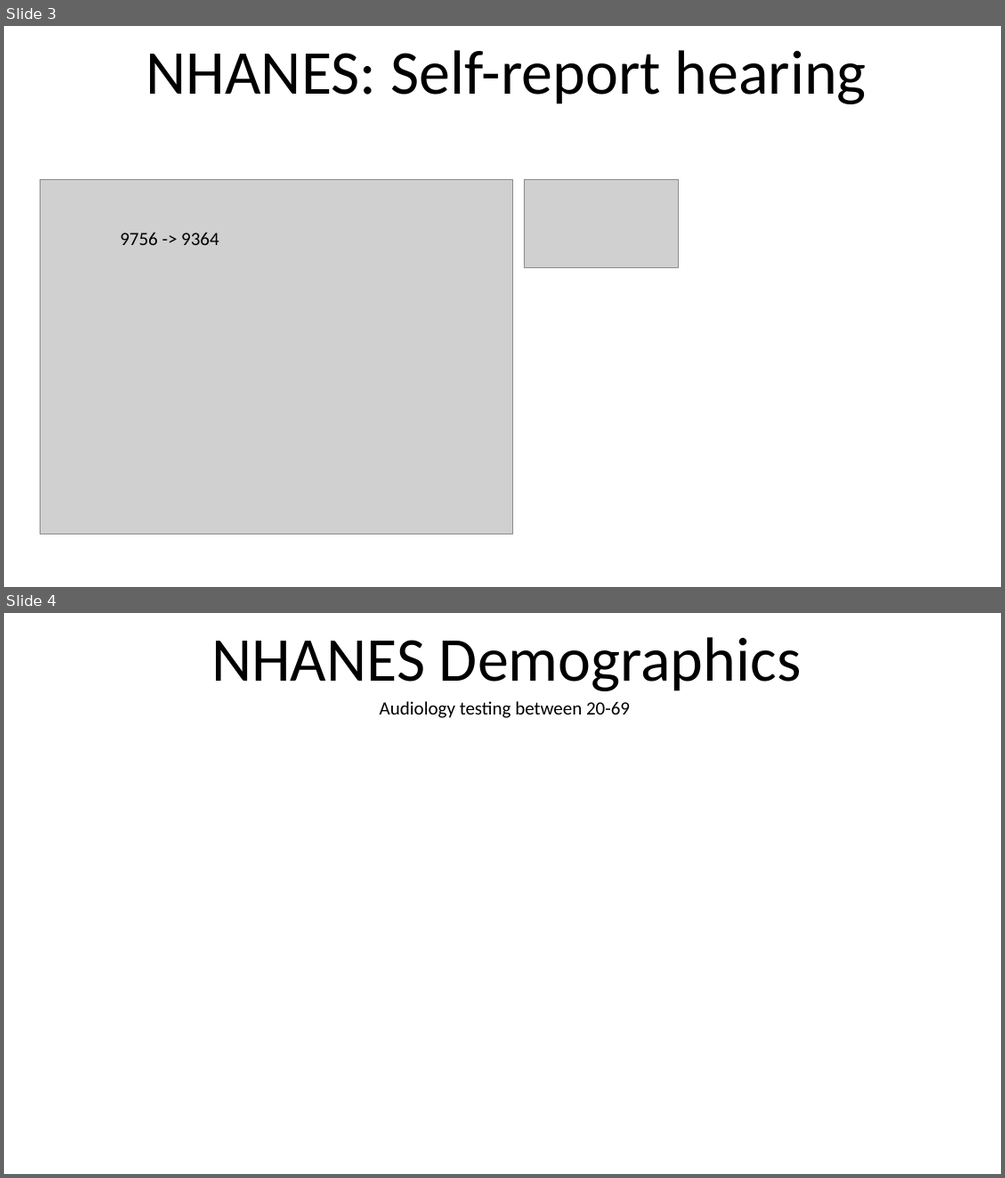
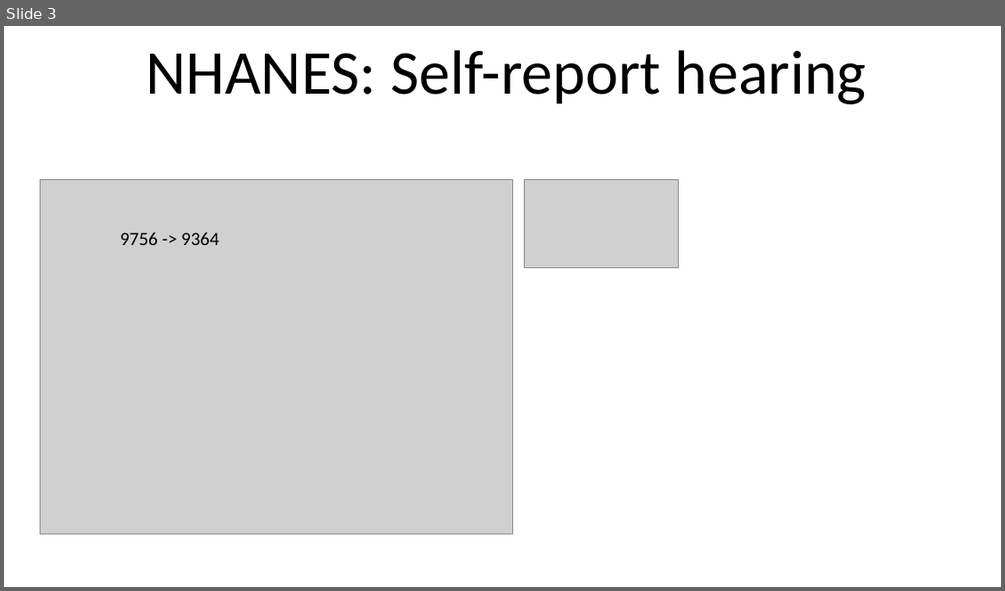
Before and after one commit to mkeomec/eHearing, a slide deck: NHANES Demographics.pptx. Shown one above the other, each under a label of ours: slides 3 and 4 before the commit, slide 3 after it. The pictures are 1005x1178 and 1005x591 pixels, drawn with LibreOffice and Linux fonts; fonts in the diff are those of the drawing; grey boxes stand for pictures. Boxes give left, top, right and bottom in pixels: in the first picture for what was removed or moved away, otherwise in the second. Text is boxed around its words. In the diff, an @@ line names an element or a change of style, - is before the commit and + after.

Commit message:
created NHANES analysis

```diff
--- a/NHANES Demographics.pptx
+++ b/NHANES Demographics.pptx
@@ slide 4 removed at (x1=4, y1=613, x2=1001, y2=1174), background #FFFFFF @@
@@ text removed at (x1=211, y1=637, x2=801, y2=691) @@
-NHANES Demographics
@@ text removed at (x1=380, y1=701, x2=630, y2=718) @@
-Audiology testing between 20-69
```
Also in this commit, not shown: 1 slide added, 2 other files.
